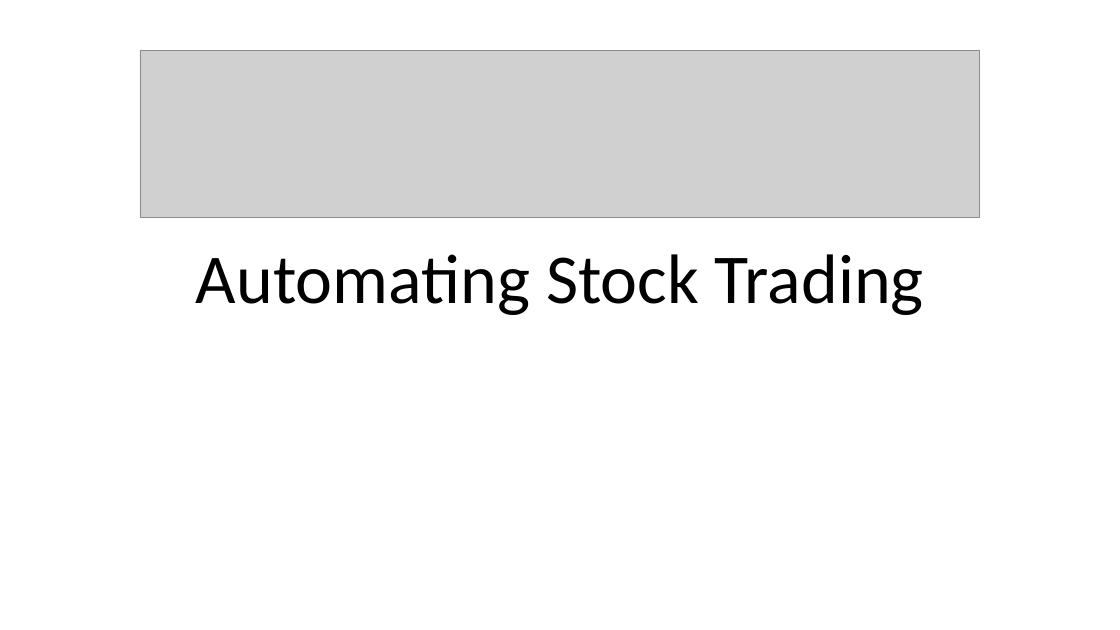
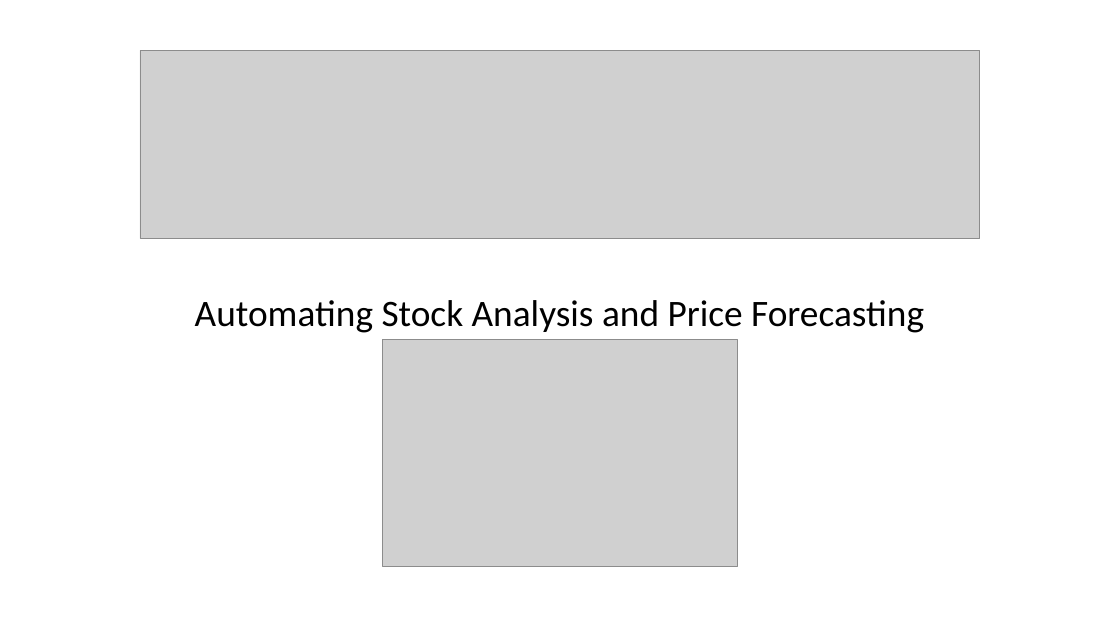
Before and after one commit to davidrtorres/Model-5-Stock-Price-Forecasting, a slide deck: slide 1 of Presentation1.pptx. Drawn at 1120x630 pixels with LibreOffice and Linux fonts; fonts in the diff are those of the drawing; grey boxes stand for pictures. Boxes give left, top, right and bottom in pixels: in the first picture for what was removed or moved away, otherwise in the second. Text is boxed around its words. In the diff, an @@ line names an element or a change of style, - is before the commit and + after.

```diff
--- a/Presentation1.pptx
+++ b/Presentation1.pptx
@@ picture: place and size @@
-picture at (140,50,981,217)
+picture at (140,50,981,239)
@@ title at (195,300,924,333): text changed; size 60 to 32 pt @@
-Automating Stock Trading
+Automating Stock Analysis and Price Forecasting
@@ picture added at (383,339,738,566) @@
```
Also in this commit, not shown: 3 other slides changed.
